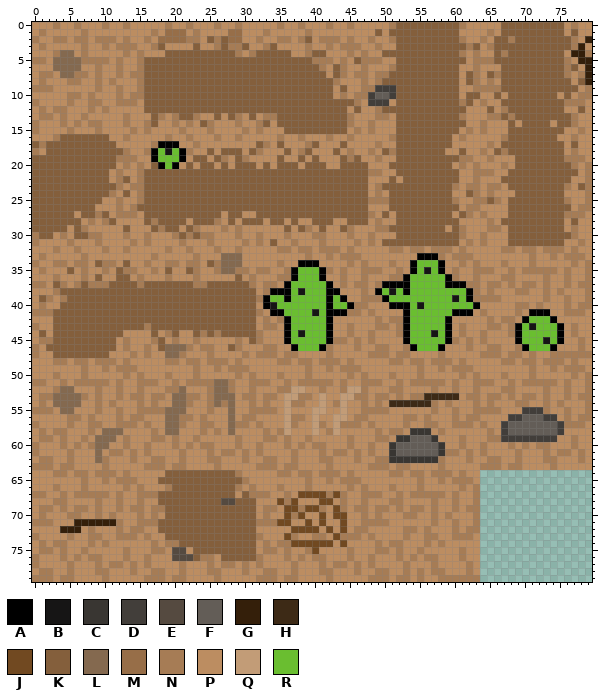
A sprite sheet gets an edit: Assets/Sprites/Terrain/Tilemap3.png. The picture above was drawn from the file before the commit.
The file is 80x80 pixels. Colours within 5 levels of each other are drawn and written as one.
Palette (. is transparent): A #000000  B #161515  C #393632  D #423e3a  E #554a40  F #635d57  G #341f0a  H #3d2a16  J #714921  K #845f3c  L #84694f  M #976e48  N #a67c55  P #bc8d61  Q #c29c77  R #6abe30
After the commit:
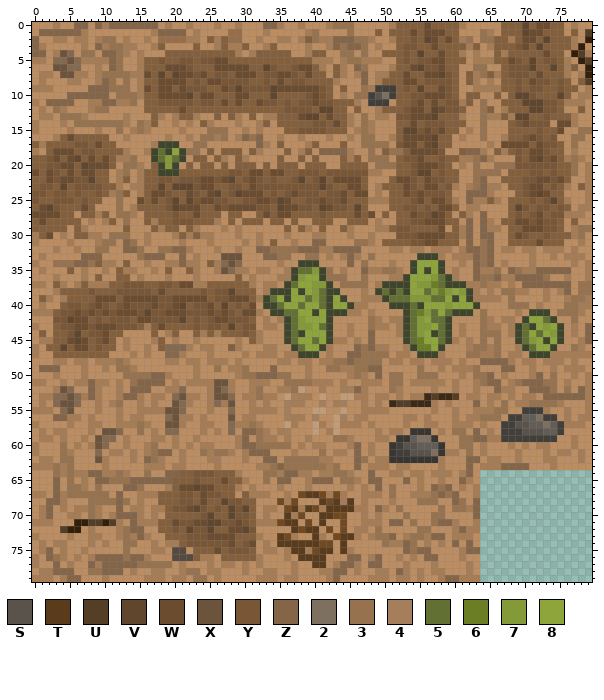
Colours new in this view: S #5a534c  T #5a3c1d  U #553e26  V #60462d  W #6b4c2e  X #6b533c  Y #795736  Z #846548  2 #7e7061  3 #97724f  4 #a57f5b  5 #637034  6 #6b7e26  7 #849a38  8 #8ea53c
From old to new:
colour A: #000000 -> #3f452b
Changed rows in their new state; - is a pixel that keeps its letter.
first column x 0:
 0 ------ZZ-Z-ZZZZZZZ---------------ZZ--------333----------W-------------V-WW------
 1 -ZZZZZZ-----------ZZZZ------------------3----3--------W-WWW-----3-----VWW------U
 2 Z---------33----------------------------3--ZZZ33------Y-VW-W--3-33----WW-V------
 3 Z--------Z-33------------------------------Z3ZZ3-----YY--W-----------YW-V-------
 4 ZZ--X--33-ZZ3-------------------------------33-3-----Y-V--W--------------W----U-
 5 -----X-----Z3-----Y--YY-YYWW-----------------33------Y-YYWW---------WY-V-YY----U
 6 ---XX------Z3------WWWY---WWWWW--VY--YWW------Z3------WVYYW----33---YYYV--V-----
 7 ----XX----3333--W-V-VWWYW-YY-WWW-YYWWY-W-------Z-----W--WWVY----3---YYY-W-------
 8 ----------Z3-3----WWWW-Y-WWYYYY--Y-W-YY--------Z-----WW-YYYY---------Y-WYY-Y---U
 9 --------ZZZ333--W-WW-WYYY--WYVYYYYVWWWWWWY-----3-----Y-V--WY---------Y-YY--Y----
10 -----ZZZZZZ-333---WWWWV-WW---WW---V----YWY----33-S2---YYWWWY---------VVY---V----
11 --ZZZZ----ZZ--3---YYYYY-YY-W-W--WYY-Y-YYWYY-----------YW-W-YY---3-----VVVYY-----
12 ---3-----33----------W--------------YYYY-VV----------YWW-VWYY---3------VVYY-----
13 ----333-------------------------------WVV-W----3----YYWWWV------3----VV--Y------
14 ------3333333--3------------------------YY-W---3------W-YYY-----3----YWYYY-WW---
15 ------------3--3---------333----------YYYY-----3-----VVYWYW-----3-------Y--W--33
16 -----W------------------33-3--Z3Z--------------33----WWWWV------3-----YWY-Y--33-
17 ------YY-W-------------33-------Z--------------3333-YWW-WV---------WWWW-WYY--3--
18 ---WWW-YY---------5A8-33-----------------ZZZZ---3--33-WWWWY---ZZ-----Y-WWY------
19 --YW-WV-W-W---3---575---------------------------333--YYW--Y----3Z----Y-WVYW--3--
20 --YYWW-VWWW--33----7-----------------------------333--YWWWY----3--333YYYYYY--3--
21 W-WY-W-WW----3----AAA-------YY-WW-WW--YYY-YYYYYY------YVV-Y----3333----YY-Y--3--
22 --WYWWYYV---------YY-YYYWWYWV-YWY-Y--YV-YV-WWWW-----WWY-WYY----3Z-----YYWWYW----
23 -YY-V-YYYY--------V-VVVYWW--YY-WYYYYYYYYYVY--WW------WY-WW-Y---3Z-----YWW-Y-----
24 YY-YY-Y--Y--3----WWY--WY-WV-YVWWW-Y-YWYYY-YYW-WW-----WYWYYY---ZZZ-----YWVW------
25 Y--YYY-Y----3--W-W-YV-VYWWYY--YYWWYVW--YYWYYW---------YW-WW---Z--------Y-YV-----
26 -WVY---W----3------YVWWW--WYWWWWYY-VWWYY-VWYY-V------YY-Y-WW---------VY-YY-Y----
27 WWWW--------33------Y--W---------W-WW----Y----W-W-----WYYVW-----Z----Y-YW-YY----
28 -W-----------3------YYY-------------------------------YYWWW---Z-Z----WWYWYY-----
29 ----------------------------------------------------YY----W---Z-Z-----WWWYY---33
30 --W--------333--------------------------------------YYYWWWW---Z-ZZ---WY--Y----3-
31 ----------33-Z3-------------------------ZZ----33------YYWW----Z-3Z------W-------
32 ---------33--ZZ3--33ZZ----------ZZ3333ZZZ--ZZZZ---------------ZZ3Z--------------
33 -------ZZZ-----3ZZZ--Z-----XXX---ZZ33--33----Z--3--------------Z3Z--------------
34 ---333ZZ3------------Z------X----------------Z-3-------888-----Z3Z--------------
35 ---------------------------X----------557-3----Z--33---8A8-----Z--3-Z3--ZZZZZ---
36 --------------------------------------788-333--3------88875----Z33Z--ZZZZ3------
37 -------------YYY--YY-WW--------------58877--3333------87765-----3-----ZZZZZZZ-33
38 --------Y---YYYYY-W-----Y-YYV--------8A875--------5A5-88576787-----33-------Z-33
39 ---------WWW-WWWWWYYWWWWW-YYWWW---58-88575-8-------555777558A8------3--------33-
40 -----YY-YWY-YWYYYWYYWV-YYW-V-Y-W--A5885885-88---------5A8887888-----333-----33--
41 ----YYWYWYWYWWWYVYYWWWYYYWYWY-WW----5588A8------------567585----3----------333--
42 ---YYVWW-Y-YYY-WWYYYYV-Y-YWWYYY------57888------3-----57855-----3------885---3--
43 ----YYWWYWWWYYY---W----Y-YY-V-YY-----57785------3-----57785-----3-----5A878----Z
44 -----YV-YYW-------------------Y------5A888------Z-----578A5-----333---58587----Z
45 -----WVW-YW--------------------------58858------Z-----56885-----3-3---578A8----Z
46 ----V-WW-Y----------------------------588-----Z3Z------668-----33-3----588---3--
47 --------------------------------------AAA----ZZ3333----AAA----33--3----AAA------
48 ------------3------------------------------33Z3333--------------ZZZZ------------
49 -ZZZ--------33------------3---3---Z-------33--33ZZ-----3-------3---ZZ-----------
50 -------------3333ZZ-----------33ZZZ33---------3--Z-33--333-----33Z------Z-3-----
51 --------Z-----3ZZZZ-------XX--------3333-----------33-----------3ZZ--3ZZZ33-----
52 ----X---Z-----ZZZ---------X-----3----3-------4Z----3--------------Z----ZZZ3-3-Z-
53 -----X--Z----ZZ------X----XX----3----4-------------------U--U------------ZZZZZZ-
54 ----XX------3-------X-------X-------4----4--4-------UU---------Z---3---3333-----
55 -----X-------------XX---------------4-----------------------------33------------
56 ---ZZ---------------X-------X-------4---4---4-------------------333-----2-------
57 ---------------3---XX----------3------------------------------------DSS--2------
58 ----------XX---3--------------ZZ3---4-----------------------33-Z----DDSSS-------
59 ---------X--------------------Z-3----------33----------22----33ZZ---------------
60 ----3----X-------3------------ZZ33333---------Z-----DSS------33-----------------
61 ----3------------3ZZ----3-33---ZZZ-------3----Z-----DDSSS2----3-----------------
62 ----33---X------Z3---------------ZZ-33333-----Z3--------------ZZ----------------
63 ---3-3----------------------------3Z333333-3--Z---------------Z----ZZZZ---------
64 ---3-3--ZZ--3---3--ZZ--YYY-------33-ZZ-----33---Z-------------Z-----------------
65 ---Z-3---ZZ333ZZZZZZ---Y---W-----3-ZZ---ZZZ-33--ZZ---Z------PZ------------------
66 ---Z-33--3---ZZ3-----WWVWW-----------------------Z-3-----Z3Z--------------------
67 ---Z-333333-Z--------YY-WYY------------TT----------3P----3Z3Z-------------------
68 --ZZ----3333Z3-------YY-W--VYY-----------T-T-T------P--333--Z3-Z----------------
69 --Z-----3---Z-------YYWVY-Y-VYV------T-T--TTTT---Z--3-PP-P3-33-Z----------------
70 --Z-----3---ZZZ---------YV--VYY-----T----TT----------3P--33P---Z----------------
71 --------UU-U--Z-----WYYWWVVYYWY-----TT---T--------PZZ-3--3ZZ--------------------
72 ----U--------3ZZ----Y-VYYV--WWVY-----T-TT--------3---PP33----Z------------------
73 -------------3-Z------YYYWWWW------T----T---TT---33Z--33-ZZ---------------------
74 -------------33-------YYYYYYW-YW---TTTTTT---T----P3--Z3-----Z-Z-----------------
75 --Z----------3------------W-YYY------TT--TT-T----PP-PZ3ZZ-----ZZ----------------
76 --Z3-----ZZZZ3ZZ----------------------TTTT---ZZ--Z------ZZ----------------------
77 ---Z----Z-ZZZZZ33333--------------------TT--ZZ--ZZ------------------------------
78 ---ZZZ--33ZZZ---------33-------------------ZZ-------Z---------------------------
79 -----ZZ----------------33------------------Z---------------ZZ-------------------
Boxes around the changes in both pictures, in picture pixels (x1, y1, x2, y2):
changed: (32, 22, 592, 582)
